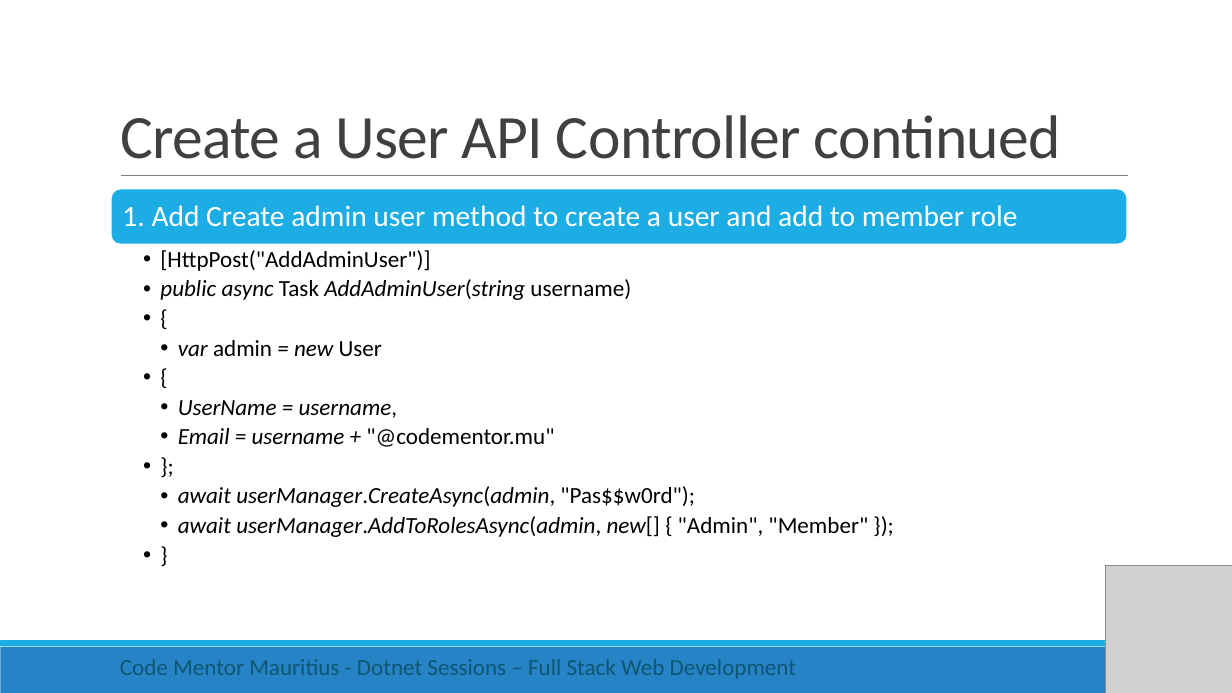
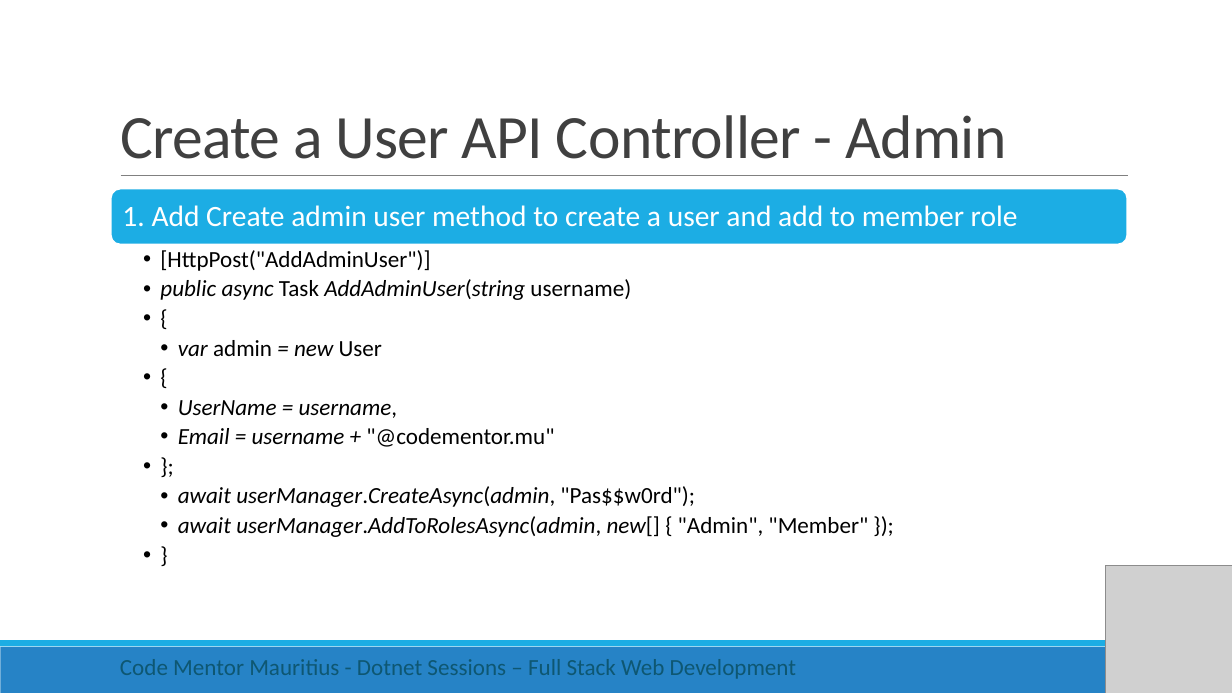
Before and after one commit to rishigujadhur1/Slides, a slide deck: slide 10 of Dotnet/dotnet Session 2.pptx. Drawn at 1232x693 pixels with LibreOffice and Linux fonts; fonts in the diff are those of the drawing; grey boxes stand for pictures. Boxes give left, top, right and bottom in pixels: in the first picture for what was removed or moved away, otherwise in the second. Text is boxed around its words. In the diff, an @@ line names an element or a change of style, - is before the commit and + after.

```diff
--- a/Dotnet/dotnet Session 2.pptx
+++ b/Dotnet/dotnet Session 2.pptx
@@ title at box(120, 115, 1006, 159): text changed @@
-Create a User API Controller continued
+Create a User API Controller - Admin
```
Also in this commit, not shown: 2 other slides changed, 2 other files.
